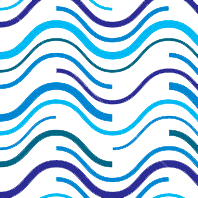
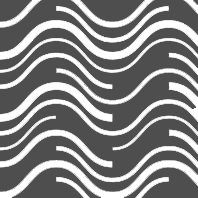
Comparing the layer stacks of the two 198px x 198px images. Changes:
added layer "Layer 2" above "Layer 1" over box(0, 0, 198, 198)
hid "Layer 1" over box(0, 0, 198, 198)
added layer "Layer 3" over box(0, 0, 198, 198)
